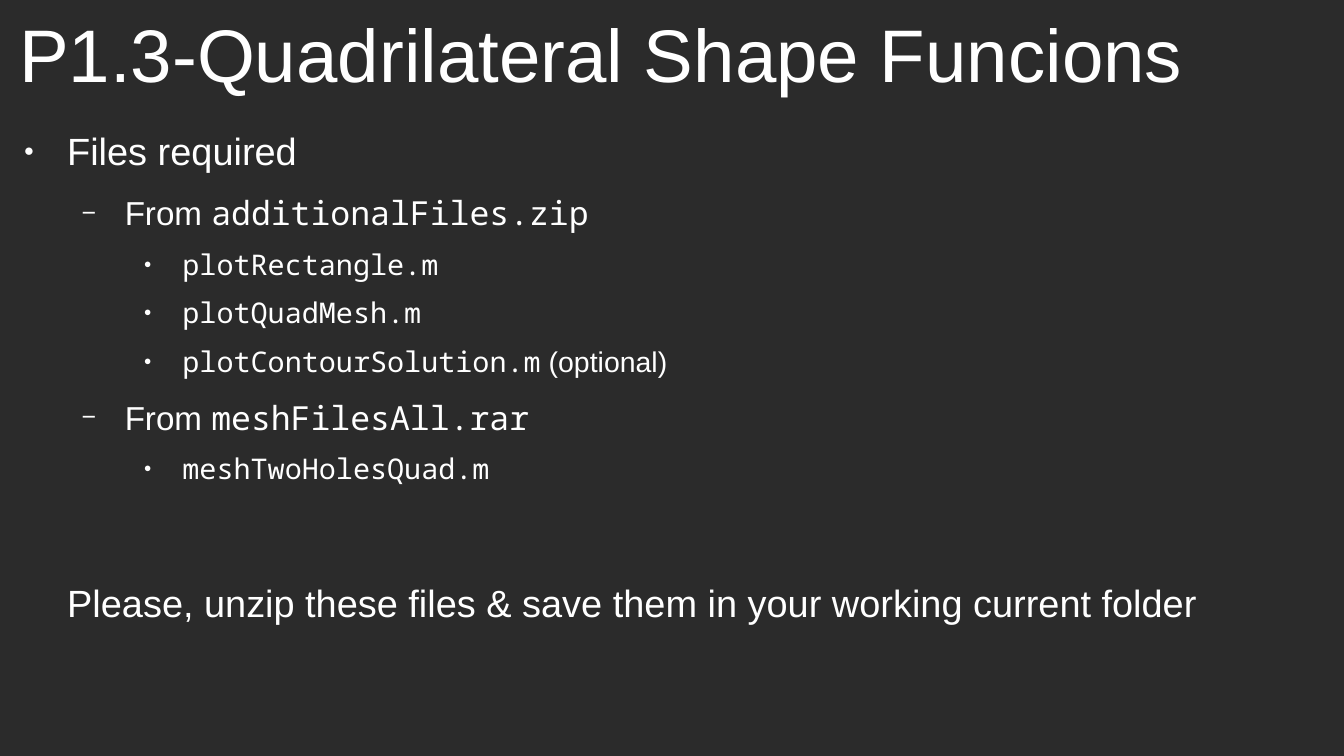
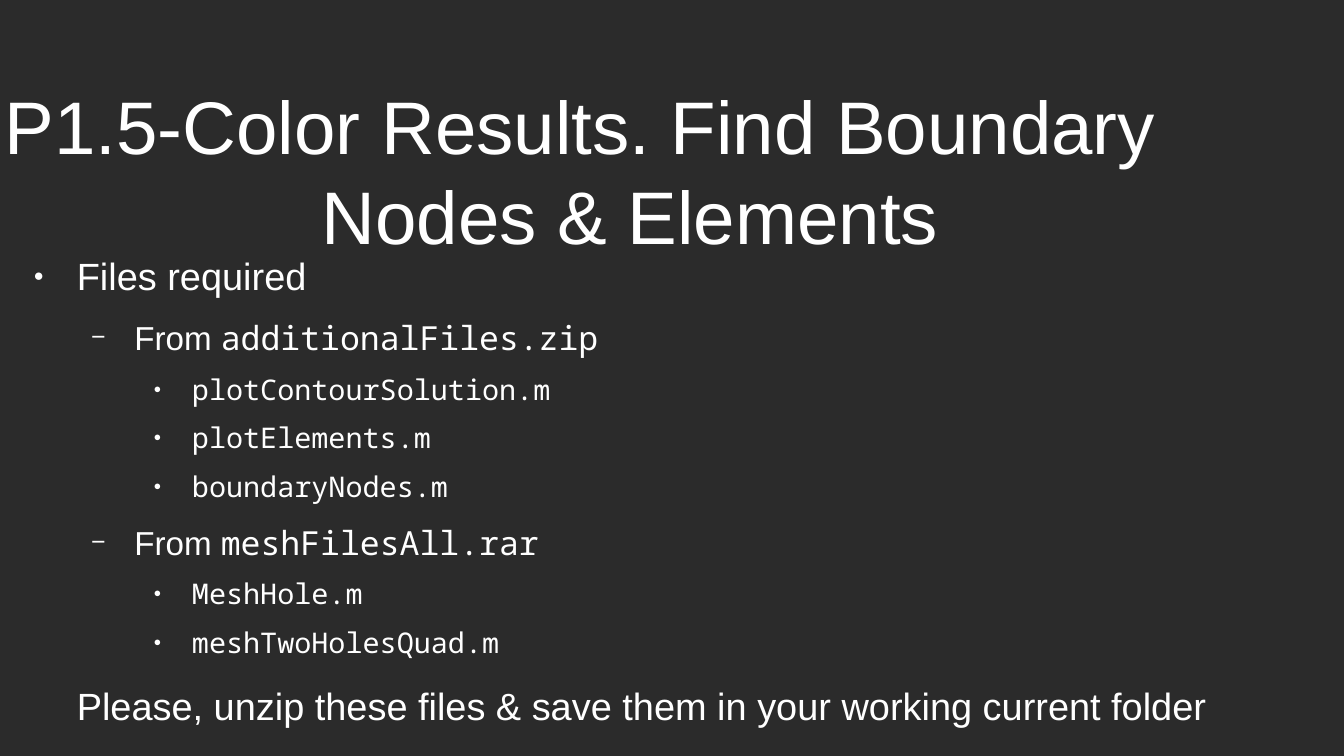
Before and after one commit to jrpacha/240032-Practice-1-4-Color-Results, a slide deck: slide 1 of filesRequired.odp. Drawn at 1344x756 pixels with LibreOffice and Linux fonts; fonts in the diff are those of the drawing; background and template pictures are left out; a plain dark background stands for a picture behind light text. Boxes give left, top, right and bottom in pixels: in the first picture for what was removed or moved away, otherwise in the second. Text is boxed around its words. In the diff, an @@ line names an element or a change of style, - is before the commit and + after.

```diff
--- a/filesRequired.odp
+++ b/filesRequired.odp
@@ title removed at [19,28,1182,96] @@
-P1.3-Quadrilateral Shape Funcions
@@ title added at [5,100,1155,245], 44 pt, text #FFFFFF @@
+P1.5-Color Results. Find Boundary Nodes & Elements
@@ text "Files required": place and size @@
-text "Files required" at [67,137,1197,624]
+text "Files required" at [77,262,1206,728]
@@ text at [192,378,550,504]: text changed @@
-    ● plotRectangle.m
-    ● plotQuadMesh.m
-    ● plotContourSolution.m (optional)
+    ● plotContourSolution.m
+    ● plotElements.m
+    ● boundaryNodes.m
@@ text at [192,582,363,605]: paragraph added @@
+    ● MeshHole.m
```
Also in this commit, not shown: 13 other files.
